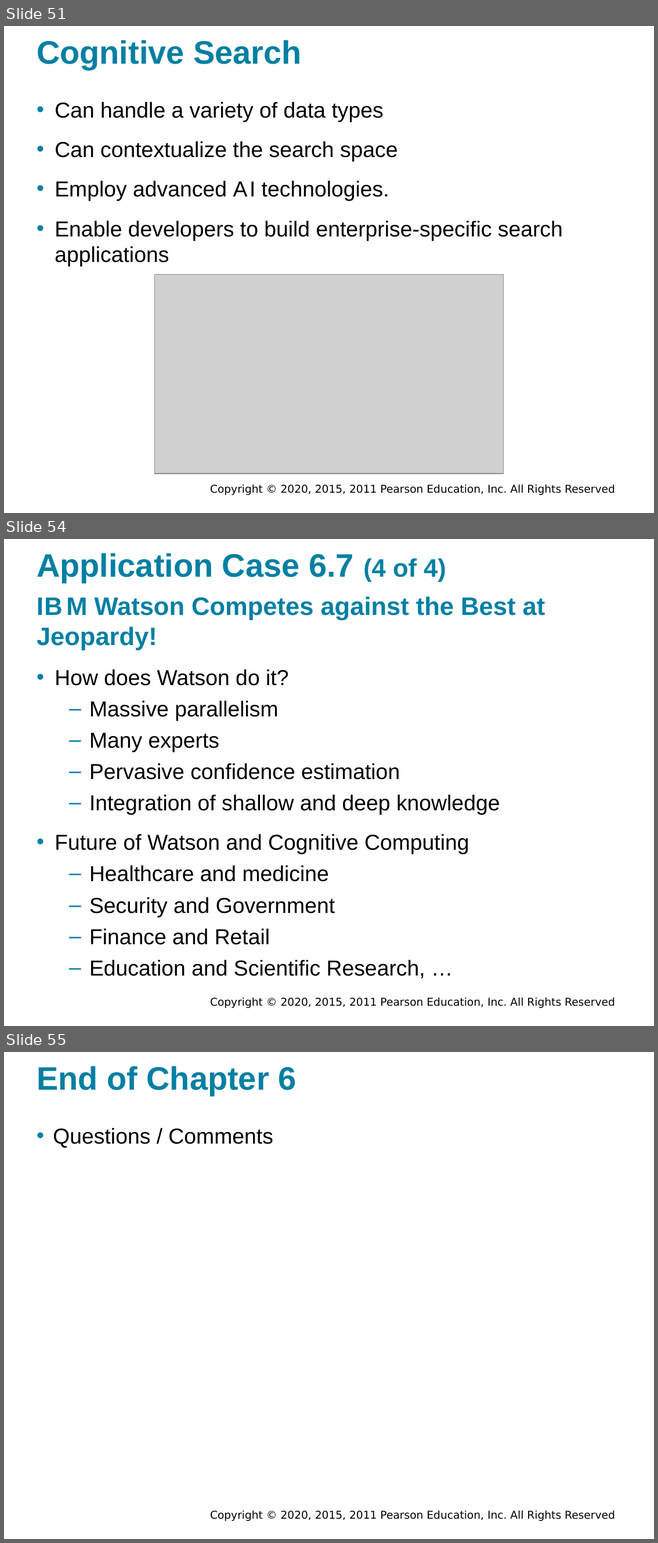
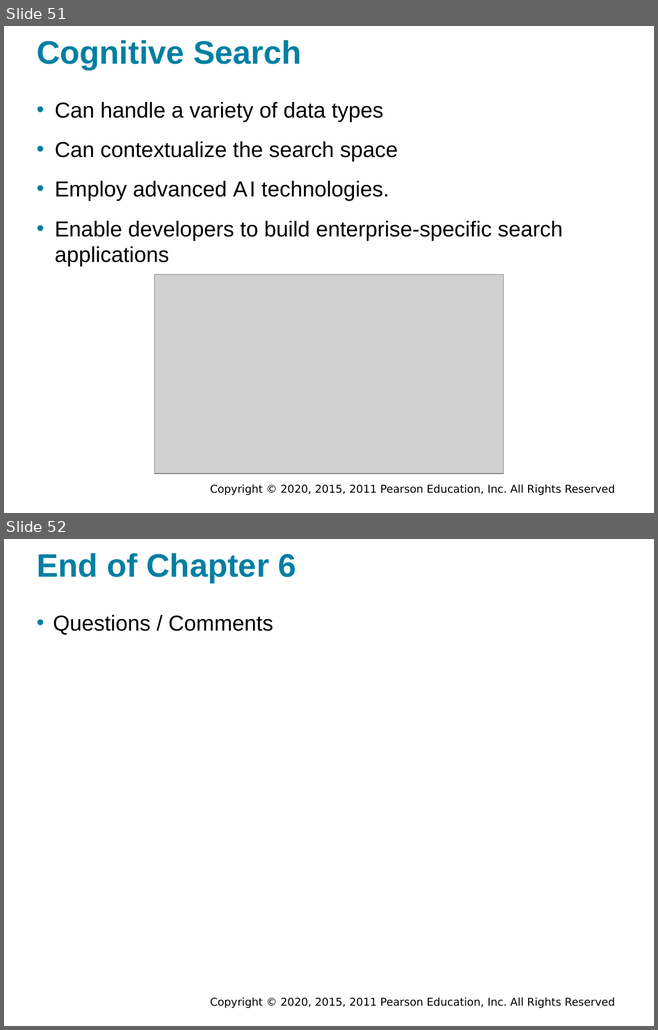
Before and after one commit to walkman617/DS2021, a slide deck: Slides/Sharda_11e_full_accessible_ppt_06.pptx. Shown one above the other, each under a label of ours: slides 51, 54 and 55 before the commit, slides 51 and 52 after it; the slides between them are not shown. The pictures are 658x1543 and 658x1030 pixels, drawn with LibreOffice and Linux fonts; fonts in the diff are those of the drawing; grey boxes stand for pictures; background and template pictures are left out. Boxes give left, top, right and bottom in pixels: in the first picture for what was removed or moved away, otherwise in the second. Text is boxed around its words. In the diff, an @@ line names an element or a change of style, - is before the commit and + after.

Commit message:
delete case

```diff
--- a/Slides/Sharda_11e_full_accessible_ppt_06.pptx
+++ b/Slides/Sharda_11e_full_accessible_ppt_06.pptx
@@ slide 54 removed at [4,539,654,1026], background #FFFFFF; not listed: 1 template element that a slide beside it also shows @@
@@ title removed at [36,553,446,583] @@
-Application Case 6.7 (4 of 4)
@@ text removed at [36,596,545,650] @@
-I B M Watson Competes against the Best at Jeopardy!
@@ text removed at [54,669,500,979] @@
-• How does Watson do it?
-  – Massive parallelism
-  – Many experts
-  – Pervasive confidence estimation
-  – Integration of shallow and deep knowledge
-• Future of Watson and Cognitive Computing
-  – Healthcare and medicine
-  – Security and Government
-  – Finance and Retail
-  – Education and Scientific Research, …
@@ what was slide 55 is now slide 52 @@
```
Also in this commit, not shown: 2 other slides removed, 1 other file.
